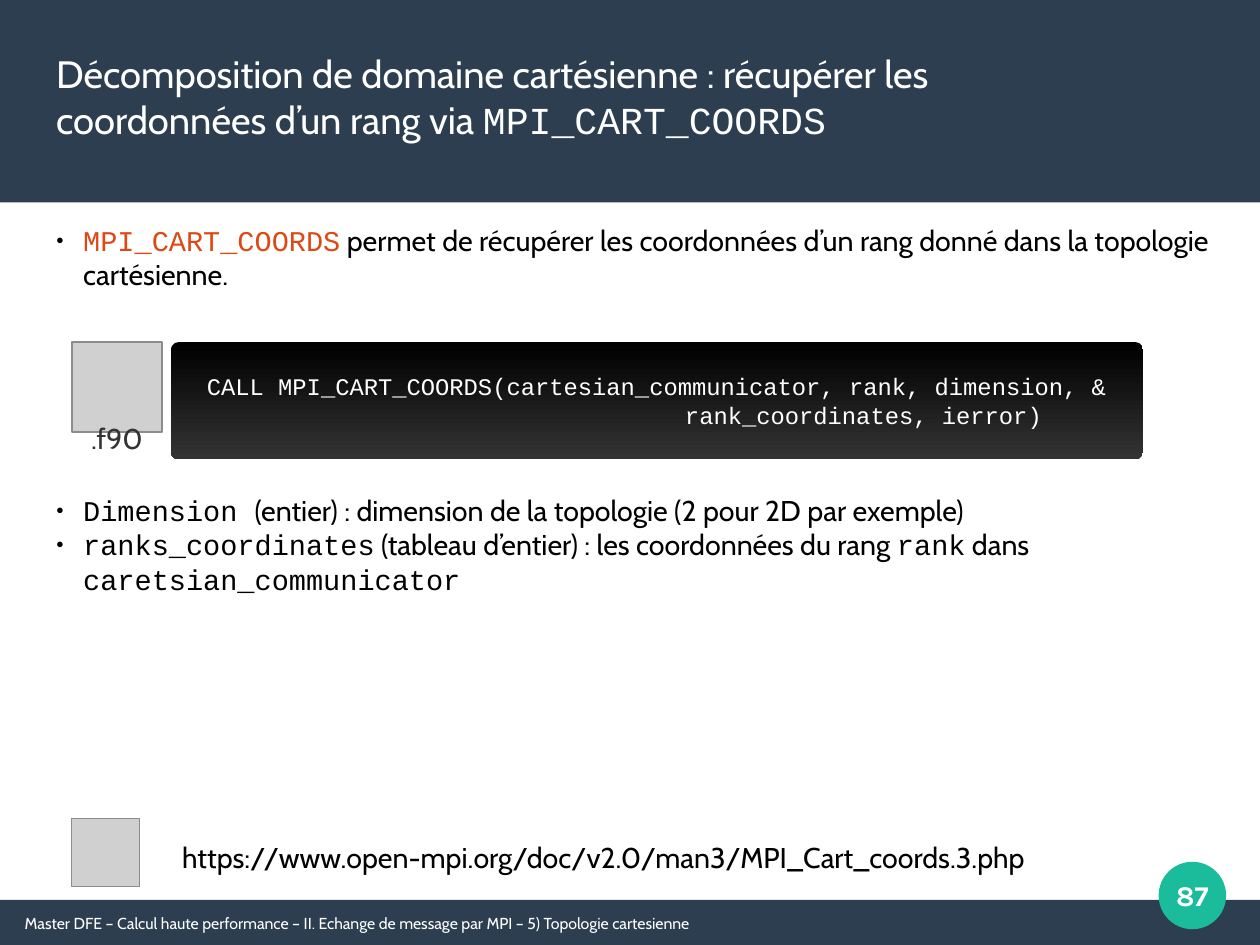
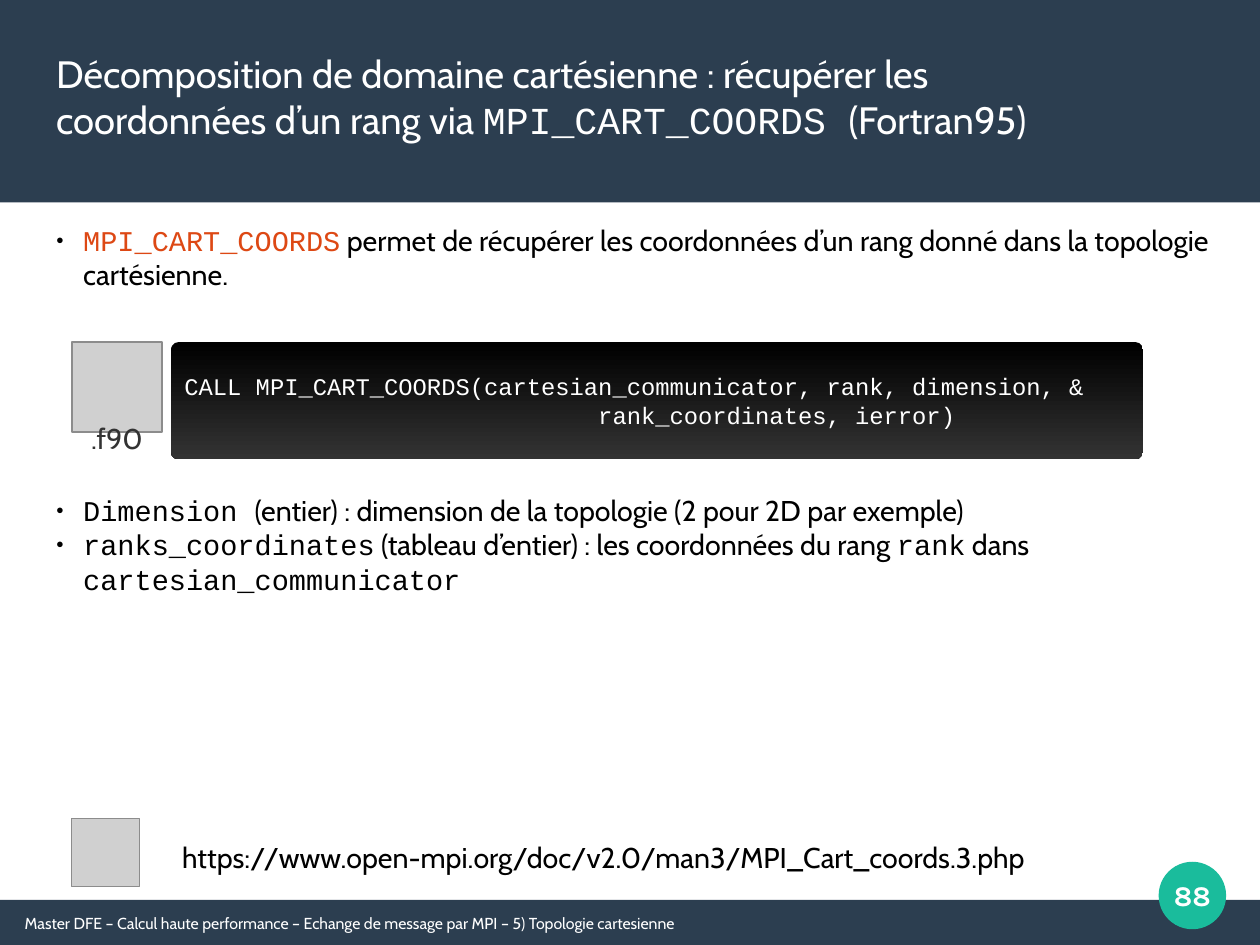
Before and after one commit to Maison-de-la-Simulation/HPC-DFE-Paris-Saclay, a slide deck: slide 88 of support/MPI.odp (slide 87 before the commit). Drawn at 1260x945 pixels with LibreOffice and Linux fonts; fonts in the diff are those of the drawing; grey boxes stand for pictures. Boxes give left, top, right and bottom in pixels: in the first picture for what was removed or moved away, otherwise in the second. Text is boxed around its words. In the diff, an @@ line names an element or a change of style, - is before the commit and + after.

```diff
--- a/support/MPI.odp
+++ b/support/MPI.odp
@@ text at (x1=56, y1=59, x2=1027, y2=143): text changed @@
-Décomposition de domaine cartésienne : récupérer les coordonnées d’un rang via MPI_CART_COORDS
+Décomposition de domaine cartésienne : récupérer les coordonnées d’un rang via MPI_CART_COORDS (Fortran95)
@@ rounded rectangle "CALL MPI_CART_COORDS(cartesian_communicator, rank, dimension ..." at (x1=172, y1=342, x2=1143, y2=458): alignment centre to left @@
@@ text at (x1=83, y1=533, x2=1029, y2=593): text changed @@
-● ranks_coordinates (tableau d’entier) : les coordonnées du rang rank dans caretsian_communicator
+● ranks_coordinates (tableau d’entier) : les coordonnées du rang rank dans cartesian_communicator
@@ page number at (x1=1174, y1=887, x2=1211, y2=907): text changed @@
-87
+88
@@ text at (x1=25, y1=917, x2=674, y2=933): text changed @@
-Master DFE – Calcul haute performance – II. Echange de message par MPI – 5) Topologie cartesienne
+Master DFE – Calcul haute performance – Echange de message par MPI – 5) Topologie cartesienne
```
Also in this commit, not shown: 8 other slides changed, 6 slides added, 1 slide removed, 4 other files.
